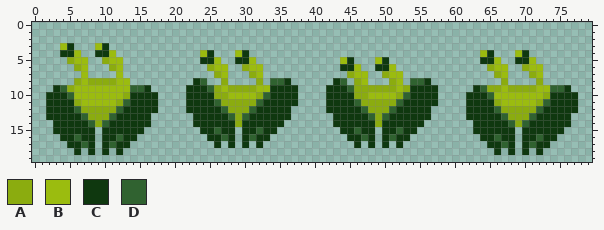
File history of a sprite sheet, Assets/Sprites/Crab/crabIdleSheet.png. The picture above is the old version.
The file is 80x20 pixels.
Palette (. is transparent): A #8bac0f  B #9bbc0f  C #0f380f  D #306230
Pixels before, first column x 2:
 3 ..BC...BC...................................................................
 4 ..CCB..CCB............BC...BC.................................BC...BC.......
 5 ...ABB..ABB...........CCB..CCB............BC...BC.............CCB..CCB......
 6 ....AB...AB............ABB..ABB...........CCB..CCB.............ABB..ABB.....
 7 .....B....B.............AB...AB............ABB..ABB.............AB...AB.....
 8 ....ABAAAABB.........CD..A....A.DDC......CD.AB...AB.DDC..........A....A.....
 9 .CDABBBBBBBBDDC.....CCCDABAAAABBCCCC....CCCDAAAAAABACCCC.....CDAABAAAABBDDC.
10 CCCDBBBBBBBACCCC....CCCCAABBBBADCCCC....CCCCAABBBBADCCCC....CCCDBBBBBBBACCCC
11 CCCCABBBBBADCCCC....CCCCDAAAAADCCCCC....CCCCDAAAAADCCCCC....CCCCABBBBBADCCCC
12 CCCCDAAAAADCCCCC....CCCCCDAAADCCCCC.....CCCCCDAAADCCCCC.....CCCCDAAAAADCCCCC
13 CCCCCDAAADCCCCC......CCCCCDADCCCCCC......CCCCCDADCCCCCC.....CCCCCDAAADCCCCC.
14 .CCCCCDADCCCCCC......CCCCCCACCCCCC.......CCCCCCACCCCCC.......CCCCCDADCCCCCC.
15 .CCCCCC.CCCCCC........CCDCC.CCDCC.........CCDCC.CCDCC........CCCCCC.CCCCCC..
16 ..CCDCC.CCDCC..........CCDC.CDCC...........CCDC.CDCC..........CCDCC.CCDCC...
17 ...CCDC.CDCC............C.C.C.C.............C.C.C.C............CCDC.CDCC....
18 ....C.C.C.C.....................................................C.C.C.C.....
After the commit:
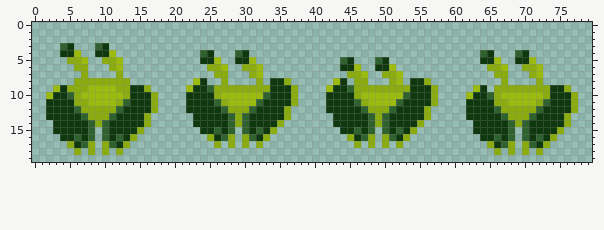
From old to new:
Changed rows in their new state; - is an unchanged pixel.
first column x 2:
 3 --D----D--------------------------------------------------------------------
 4 ----------------------D----D----------------------------------D----D--------
 5 ----A----A--------------------------------D----D----------------------------
 6 -----A------------------A----A----------------------------------A----A------
 7 -----A----A--------------A------------------A----A---------------A----------
 8 -----A----AA---------BC---------CCA------BC--A------CCA---------------------
 9 -BC-AA----AACCA-----B----A----AA---A----B---------A----A-----BC.-A----AACCA-
10 B---A----------A---------B----B----A---------B----B----A----B---A----------A
11 -----A---------A----------BBBB-----A----------BBBB-----A---------A---------A
12 ---------------A------------------A-------------------A--------------------A
13 --------------A-------------------A-------------------A-------------------A-
14 --------------A-----------D-D----A------------D-D----A--------------------A-
15 ------D-D----A------------D-D---A-------------D-D---A-------------D-D----A--
16 ------D-D---A----------A--A-A--A-----------A--A-A--A--------------D-D---A---
17 ---A--A-A--A------------A-A-A-A-------------A-A-A-A------------A--A-A--A----
18 ----A-A-A-A-----------------------------------------------------A-A-A-A-----
Pixel boxes of the changes (left, top, right, bottom) in both pictures:
changed: (46, 43, 158, 155)
changed: (186, 50, 298, 148)
changed: (326, 50, 578, 155)
